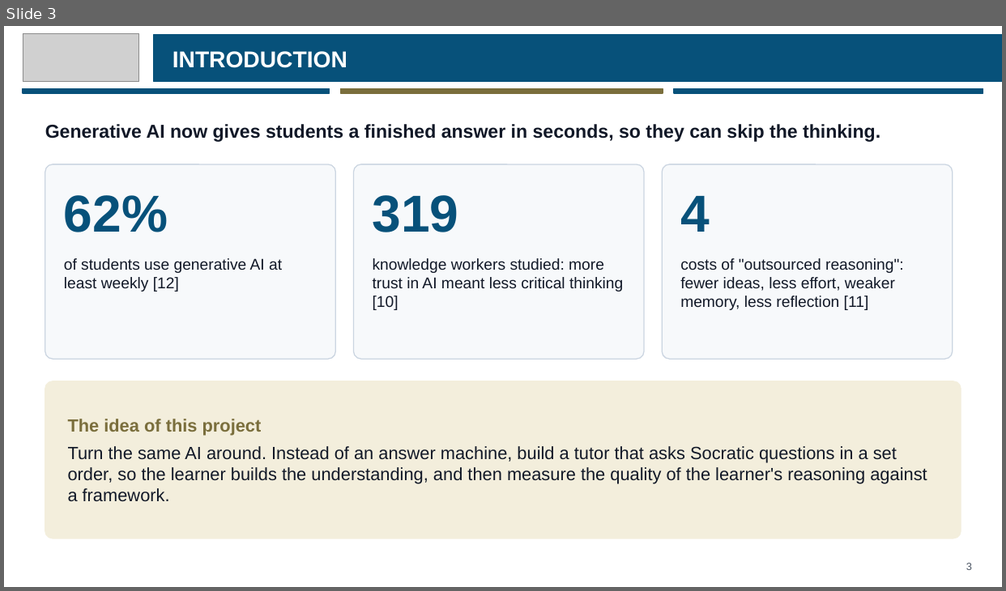
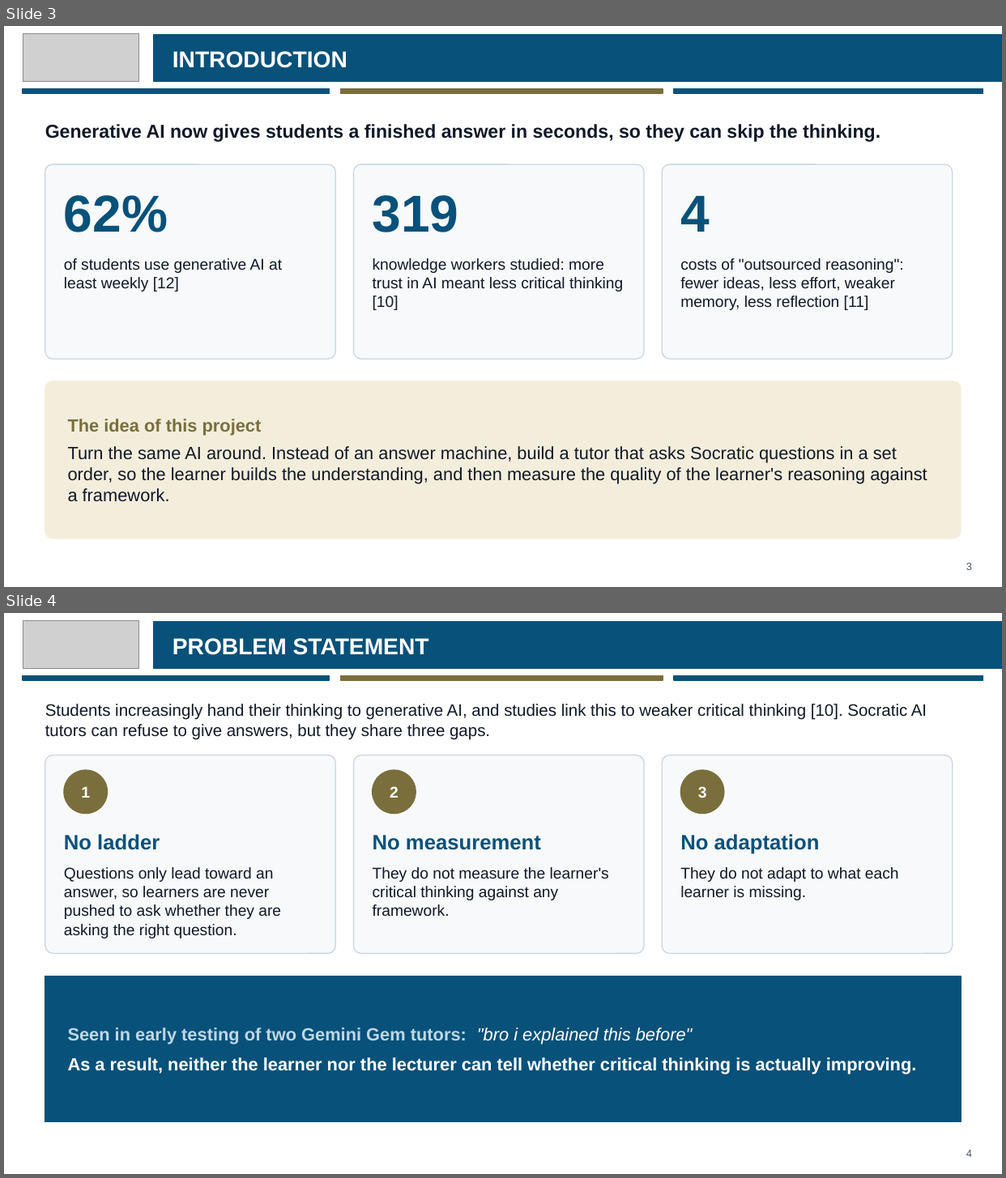
Before and after one commit to eusoffamir/Socratic-AI, a slide deck: docs/defence/Socratic AI Proposal Defence.pptx. Shown one above the other, each under a label of ours: slide 3 before the commit, slides 3 and 4 after it. The pictures are 1006x591 and 1006x1178 pixels, drawn with LibreOffice and Linux fonts; fonts in the diff are those of the drawing; grey boxes stand for pictures. Boxes give left, top, right and bottom in pixels: in the first picture for what was removed or moved away, otherwise in the second. Text is boxed around its words. In the diff, an @@ line names an element or a change of style, - is before the commit and + after.

```diff
--- a/docs/defence/Socratic AI Proposal Defence.pptx
+++ b/docs/defence/Socratic AI Proposal Defence.pptx
@@ slide 4 added at [4, 613, 1002, 1174], background #FFFFFF @@
@@ picture added at [23, 620, 138, 669] @@
@@ rectangle added at [154, 622, 1002, 668], fill #07517A, outline #07517A 1 pt @@
@@ text added at [172, 638, 429, 655], 22 pt, text #FFFFFF, bold @@
+PROBLEM STATEMENT
@@ rectangle added at [23, 676, 330, 680], fill #07517A, outline #07517A 1 pt @@
@@ rectangle added at [341, 676, 663, 680], fill #7A6E3C, outline #7A6E3C 1 pt @@
@@ rectangle added at [674, 676, 983, 680], fill #07517A, outline #07517A 1 pt @@
@@ text added at [45, 704, 927, 740], 16 pt, text #111827 @@
+Students increasingly hand their thinking to generative AI, and studies link this to weaker critical thinking [10]. Socratic AI tutors can refuse to give answers, but they share three gaps.
@@ rounded rectangle added at [45, 756, 335, 954], fill #F7F9FB, outline #CBD5E1 1 pt @@
@@ rounded rectangle added at [354, 756, 644, 954], fill #F7F9FB, outline #CBD5E1 1 pt @@
@@ rounded rectangle added at [662, 756, 953, 954], fill #F7F9FB, outline #CBD5E1 1 pt @@
@@ ellipse added at [64, 770, 108, 814], fill #7A6E3C, outline #7A6E3C 1 pt @@
@@ ellipse added at [373, 770, 415, 814], fill #7A6E3C, outline #7A6E3C 1 pt @@
@@ ellipse added at [681, 770, 724, 814], fill #7A6E3C, outline #7A6E3C 1 pt @@
@@ text added at [81, 786, 90, 798], 15 pt, text #FFFFFF, bold @@
+1
@@ text added at [390, 786, 398, 798], 15 pt, text #FFFFFF, bold @@
+2
@@ text added at [698, 786, 707, 798], 15 pt, text #FFFFFF, bold @@
+3
@@ text added at [64, 834, 160, 850], 20 pt, text #07517A, bold @@
+No ladder
@@ text added at [373, 835, 541, 850], 20 pt, text #07517A, bold @@
+No measurement
@@ text added at [680, 834, 820, 854], 20 pt, text #07517A, bold @@
+No adaptation
@@ text added at [64, 867, 281, 939], 15 pt, text #111827 @@
+Questions only lead toward an answer, so learners are never pushed to ask whether they are asking the right question.
@@ text added at [373, 867, 609, 916], 15 pt, text #111827 @@
+They do not measure the learner's critical thinking against any framework.
@@ text added at [680, 867, 899, 901], 15 pt, text #111827 @@
+They do not adapt to what each learner is missing.
@@ rectangle added at [45, 976, 961, 1122], fill #07517A, outline #07517A 1 pt @@
@@ text added at [68, 1028, 917, 1074], 17 pt, text #FFFFFF, bold @@
+Seen in early testing of two Gemini Gem tutors: "bro i explained this before"
+As a result, neither the learner nor the lecturer can tell whether critical thinking is actually improving.
@@ text added at [966, 1150, 972, 1157], 10 pt, text #4B5563 @@
+4
```
Also in this commit, not shown: 3 slides changed, 2 other slides added, 3 slides removed, 5 other files.
